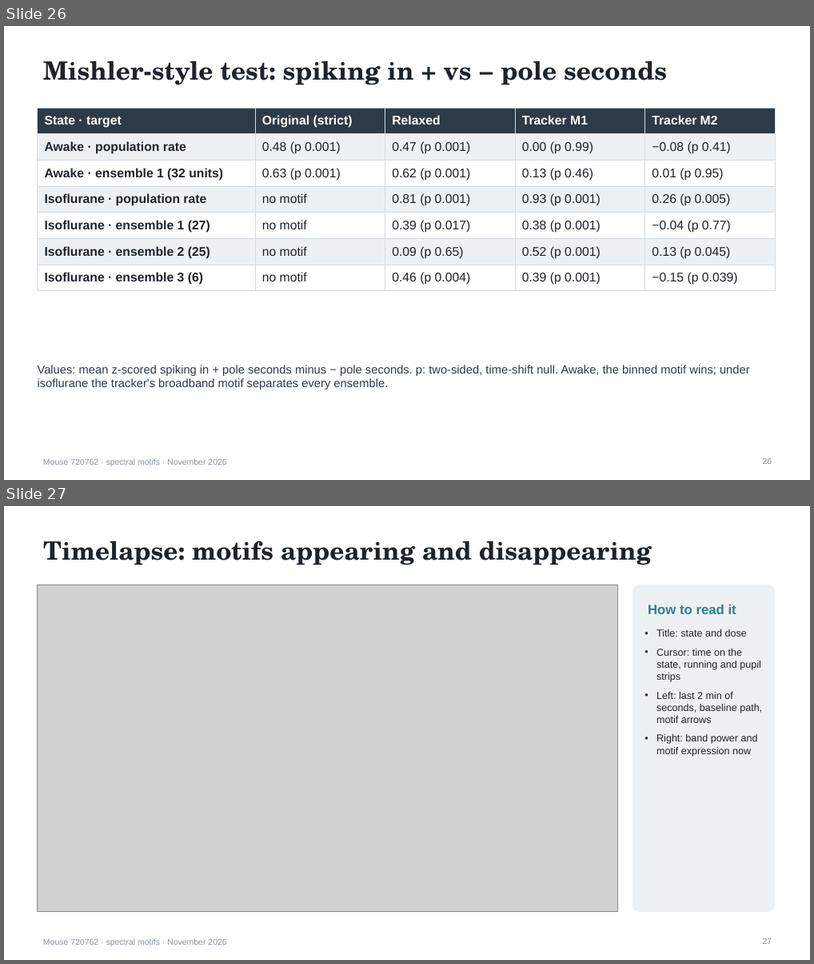
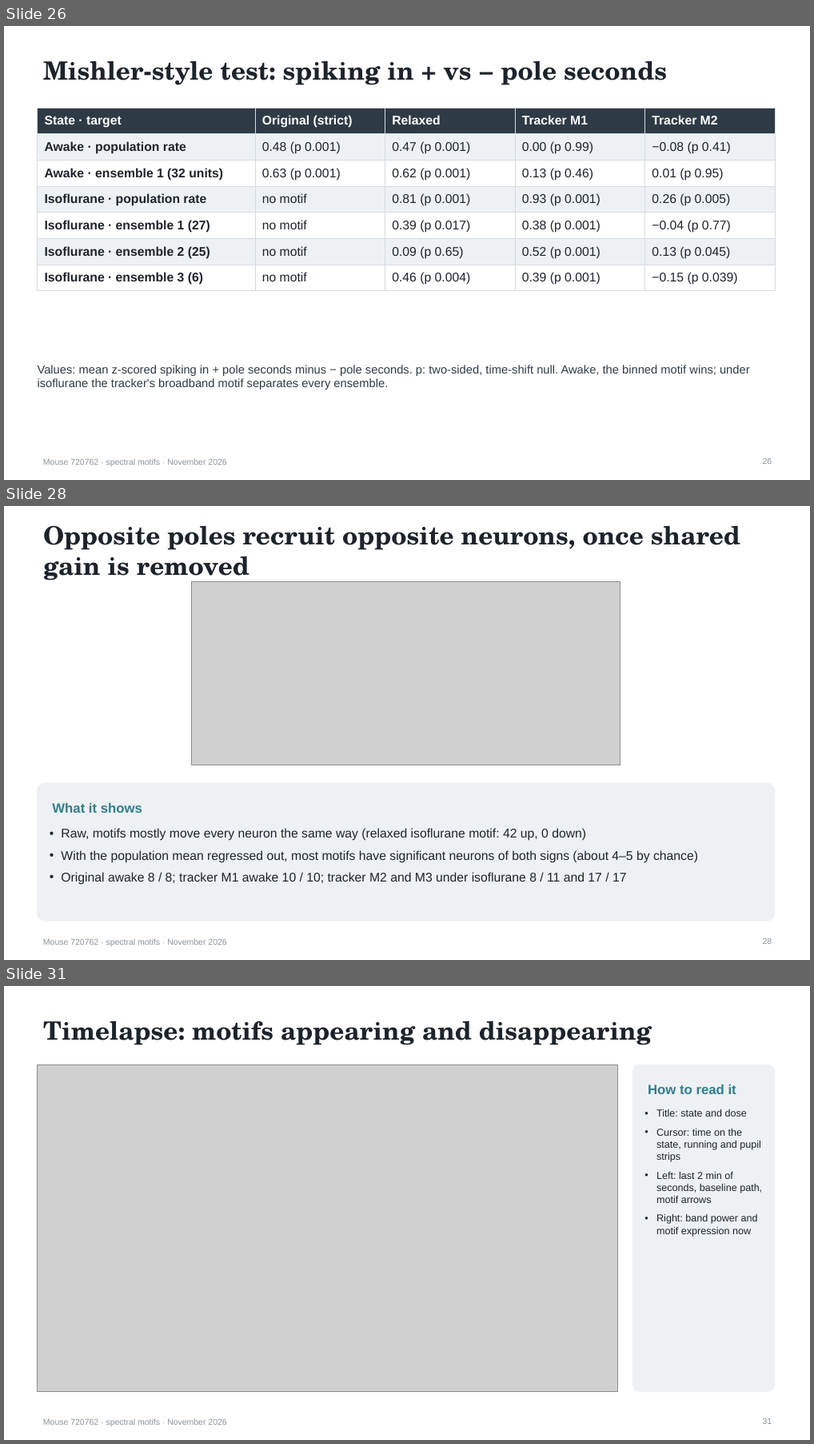
Before and after one commit to saasberkeley/dc-allen, a slide deck: data/out/2026-11-10_report/motif_tracking_report.pptx. Shown one above the other, each under a label of ours: slides 26 and 27 before the commit, slides 26, 28 and 31 after it; the slides between them are not shown. The pictures are 814x964 and 814x1444 pixels, drawn with LibreOffice and Linux fonts; fonts in the diff are those of the drawing; grey boxes stand for pictures. Boxes give left, top, right and bottom in pixels: in the first picture for what was removed or moved away, otherwise in the second. Text is boxed around its words. In the diff, an @@ line names an element or a change of style, - is before the commit and + after.

```diff
--- a/data/out/2026-11-10_report/motif_tracking_report.pptx
+++ b/data/out/2026-11-10_report/motif_tracking_report.pptx
@@ slide 28 added at box(4, 506, 810, 960), background #FFFFFF; not listed: 1 template element that a slide beside it also shows @@
@@ title added at box(43, 526, 741, 584), 30 pt, text #1D232B, bold @@
+Opposite poles recruit opposite neurons, once shared gain is removed
@@ picture added at box(191, 582, 621, 765) @@
@@ rounded rectangle added at box(38, 783, 775, 920), fill #EEF1F4, outline #EEF1F4 1 pt @@
@@ text added at box(52, 803, 142, 812), 16 pt, text #2F7F8F, bold @@
+What it shows
@@ text added at box(61, 828, 698, 884), 15 pt, text #1D232B @@
+• Raw, motifs mostly move every neuron the same way (relaxed isoflurane motif: 42 up, 0 down)
+• With the population mean regressed out, most motifs have significant neurons of both signs (about 4–5 by chance)
+• Original awake 8 / 8; tracker M1 awake 10 / 10; tracker M2 and M3 under isoflurane 8 / 11 and 17 / 17
@@ page number added at box(763, 938, 773, 944), 10 pt, text #8A94A0 @@
+28
@@ what was slide 27 is now slide 31 @@
@@ page number at box(763, 1418, 773, 1424): text changed @@
-27
+31
```
Also in this commit, not shown: 1 slide changed, 4 other slides added, 7 other files.
